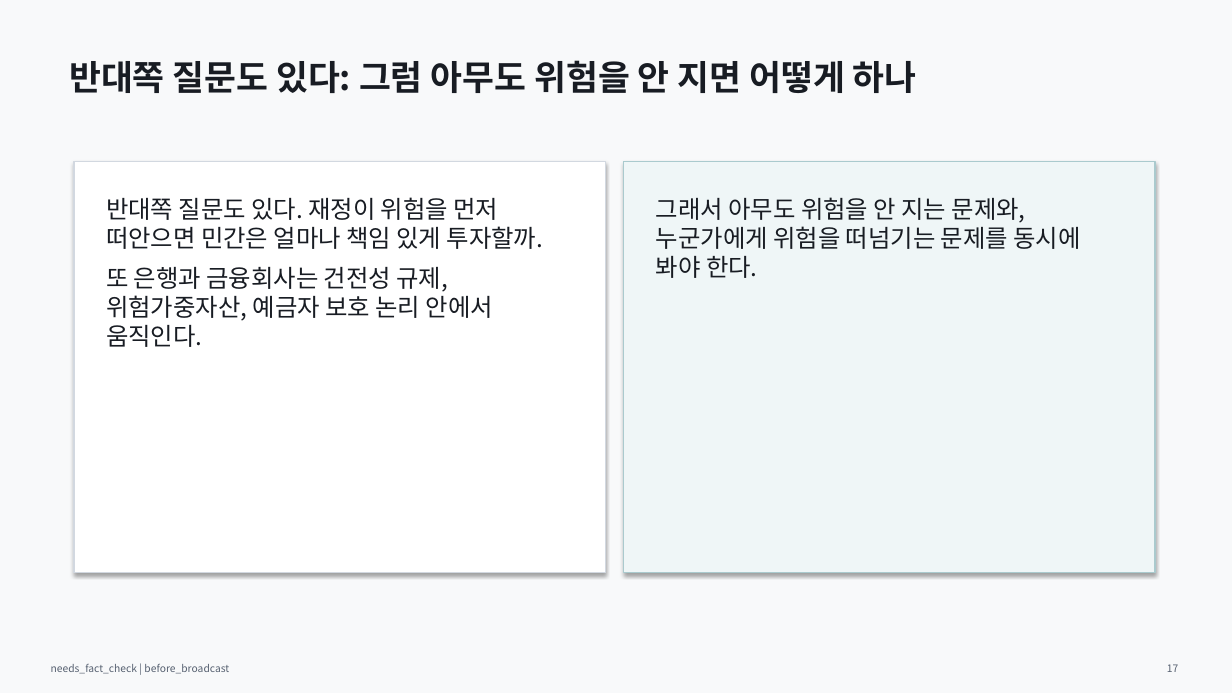
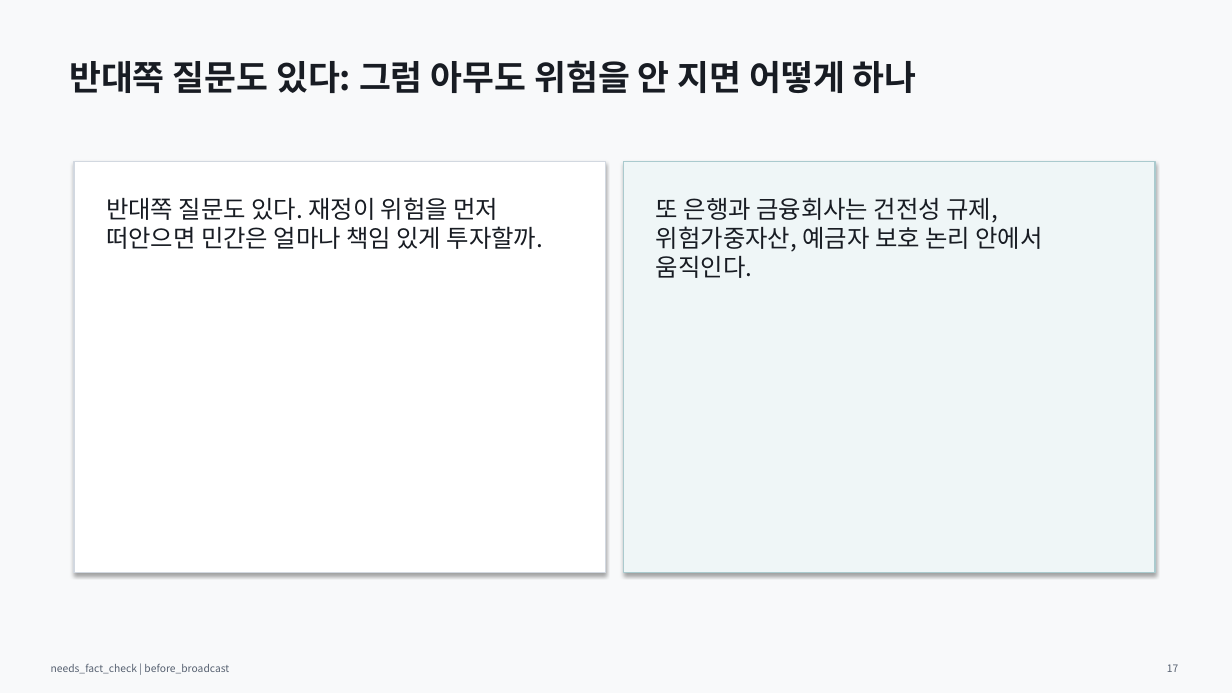
Before and after one commit to Rlearnchan/luddite, a slide deck: slide 17 of outputs/pptx/productive_finance_policy_draft.pptx. Drawn at 1232x693 pixels with LibreOffice and Linux fonts; fonts in the diff are those of the drawing. Boxes give left, top, right and bottom in pixels: in the first picture for what was removed or moved away, otherwise in the second. Text is boxed around its words. In the diff, an @@ line names an element or a change of style, - is before the commit and + after.

```diff
--- a/outputs/pptx/productive_finance_policy_draft.pptx
+++ b/outputs/pptx/productive_finance_policy_draft.pptx
@@ text at bbox=[656, 198, 1042, 278]: text changed @@
-그래서 아무도 위험을 안 지는 문제와, 누군가에게 위험을 떠넘기는 문제를 동시에 봐야 한다.
+또 은행과 금융회사는 건전성 규제, 위험가중자산, 예금자 보호 논리 안에서 움직인다.
@@ text at bbox=[106, 267, 493, 347]: paragraph removed @@
-또 은행과 금융회사는 건전성 규제, 위험가중자산, 예금자 보호 논리 안에서 움직인다.
```
Also in this commit, not shown: 15 other slides changed, 8 other files.
